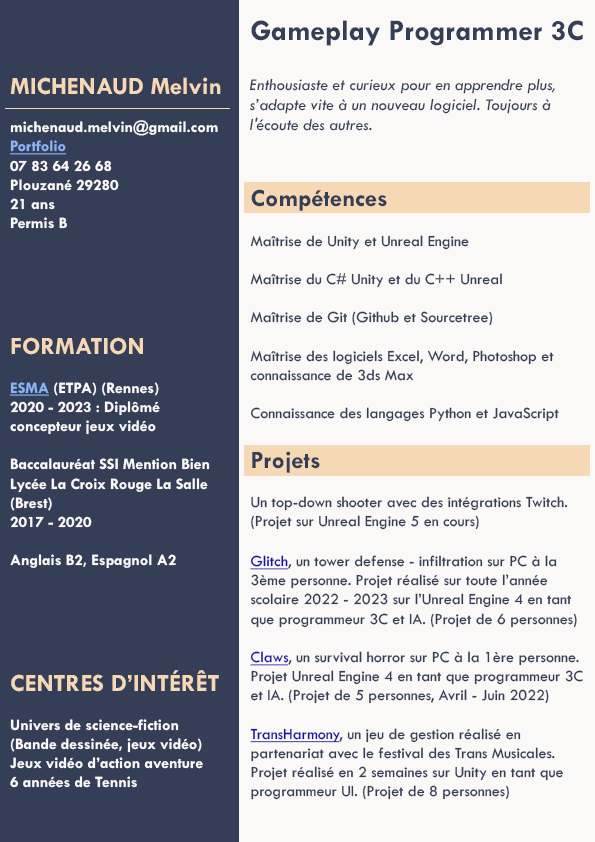
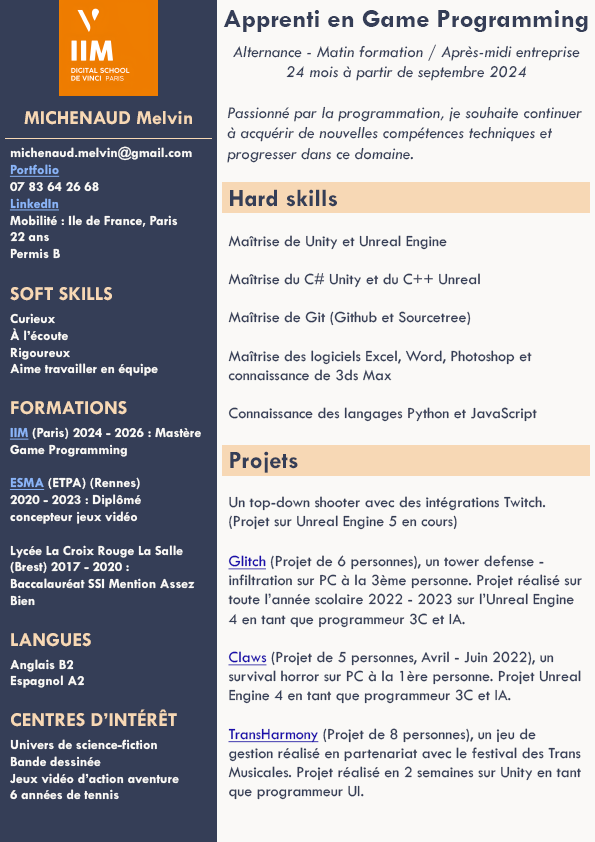
Layer changes from the first 595 x 842 image to the second:
added group "IMG" with 1 layers above "EN" over [59, 0, 158, 96]
added layer "LogoIIm" in group "IMG" over [59, 0, 158, 96]
moved "Phrase d'intro" (1st of 2, in "EN" › "Titres") into group "Titres", painted on it over [227, 44, 581, 163]
added group "FR" with 7 layers above "Background" over [9, 10, 588, 800]
moved "Titres" (2nd of 2, in "FR") into group "FR" over [223, 10, 588, 163]
added layer "TitreEn27Pt" (2nd of 2, in "FR" › "Titres") in group "Titres" over [223, 10, 588, 32]
hid "Titre", painted on it over [251, 20, 583, 82]
renamed "Phrase d'intro avec diplome" to "Phrase d'intro", showed it, painted on it over [227, 44, 582, 163]
moved "TXT" (2nd of 2, in "FR") into group "FR" over [5, 77, 583, 800]
painted on "Profil" (2nd of 2, in "FR" › "TXT") over [9, 77, 221, 800]
renamed "Compétences" to "HardSkills", painted on it over [228, 189, 583, 800]
moved "NameUnderline" into group "Background", painted on it over [5, 108, 230, 139]
moved "TextBackgrounds" into group "Background", painted on it over [222, 182, 559, 476]
painted on "SimpleColor" over [217, 0, 239, 842]
